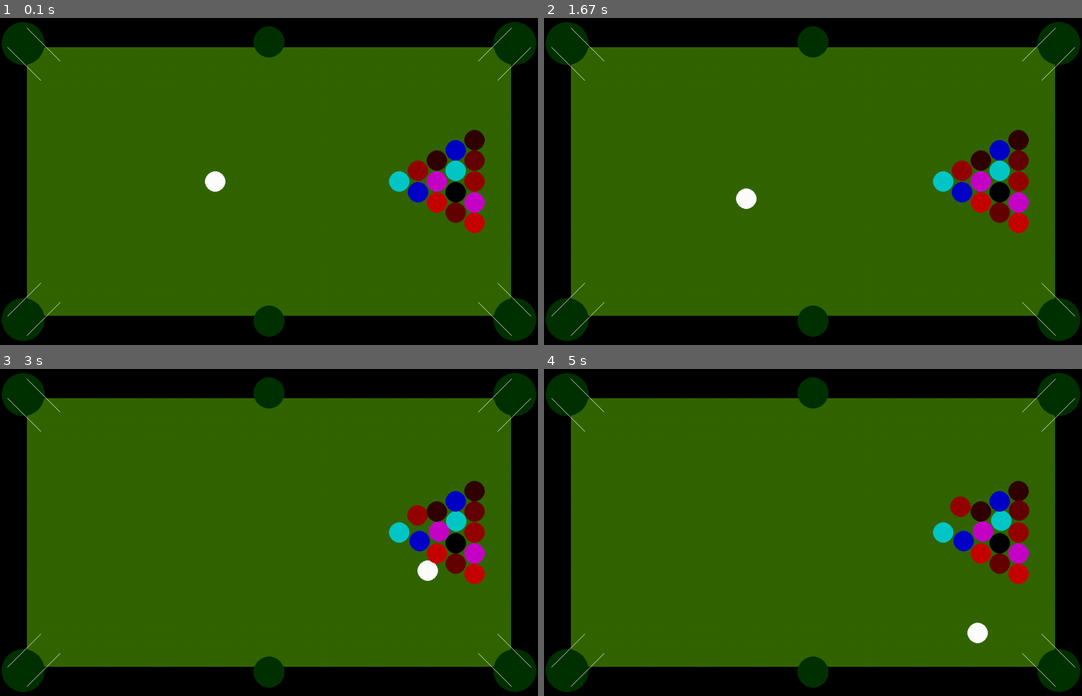
Above: before the commit, frames 1-4 (two rows, left to right).
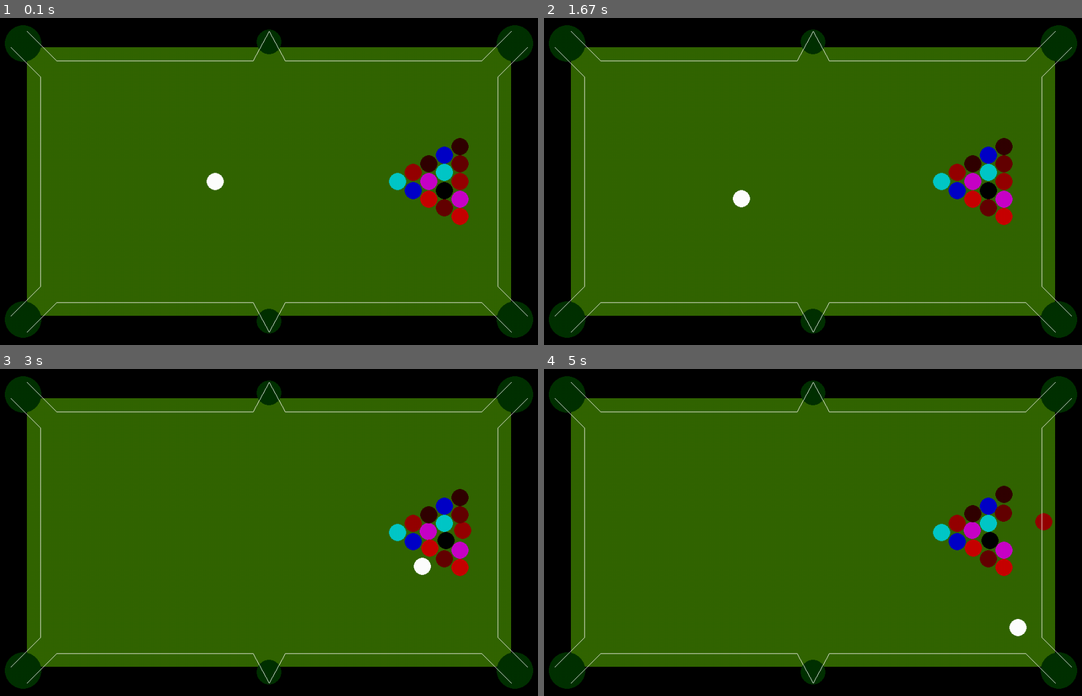
Above: after the commit, the same moments.

Repository: Guinas-7/fm2618
Game: pygame game, started from pygamesnooker/main2.py
The game is run twice, just before and just after one commit, with the same random seed, the same clock (stepped at 60 frames per second) and the same inputs.
Inputs (mouse positions are in pixels of both pictures, inside the frame that each line leads up to):
- Up to frame 1 (0.1 s): no input
- Up to frame 2 (1.67 s): click (985, 171) at 0.38 s
- Up to frame 3 (3 s): no input
- Up to frame 4 (5 s): click (646, 476) at 4.72 s

The runs differ from the first frame. In frame 1, 5.0% of the frame differs, in the area x 0-100%, y 1-99%; in frame 2, 5.1%; in frame 3, 5.2%; in frame 4, 5.7%.

Commit message:
Update main2.py

Diff:
--- a/pygamesnooker/main2.py
+++ b/pygamesnooker/main2.py
@@ -18,7 +18,7 @@
 wallwith = 25
 
 
-ballradius = 18
+ballradius = 15
 balldrag = 0.01
 
 holeradius = 2*ballradius
@@ -143,20 +143,30 @@
          hole(tablecenterx, tabledimentions[3] + 10, -7)
          ]
 
-lines = [#LU
+lines = [# LU
     line(tabledimentions[0], tabledimentions[1] - holeradius, tabledimentions[0] + holeradius + wallwith, tabledimentions[1] + wallwith),
+    line(tablecenterx, tabledimentions[1] - holeradius, tablecenterx - holeradius, tabledimentions[1] + wallwith),
+    line(tabledimentions[0] + holeradius + wallwith, tabledimentions[1] + wallwith, tablecenterx - holeradius, tabledimentions[1] + wallwith),
+         # RU
+    line(tablecenterx, tabledimentions[1] - holeradius, tablecenterx + holeradius, tabledimentions[1] + wallwith),
+    line(tabledimentions[2], tabledimentions[1] - holeradius, tabledimentions[2] - holeradius - wallwith, tabledimentions[1] + wallwith),
+    line(tablecenterx + holeradius, tabledimentions[1] + wallwith, tabledimentions[2] - holeradius - wallwith, tabledimentions[1] + wallwith),
+        # L
+    line(tabledimentions[0] - holeradius, tabledimentions[3], tabledimentions[0] + wallwith,tabledimentions[3] - holeradius - wallwith),
     line(tabledimentions[0] - holeradius, tabledimentions[1], tabledimentions[0] + wallwith, tabledimentions[1] + holeradius + wallwith),
-         #LD
-    line(tabledimentions[0], tabledimentions[3] + holeradius, tabledimentions[0] + holeradius + wallwith, tabledimentions[3] - wallwith),
-    line(tabledimentions[0] - holeradius, tabledimentions[3], tabledimentions[0] + wallwith, tabledimentions[3] - holeradius - wallwith),
-         #RU
-    line(tabledimentions[2], tabledimentions[1] - holeradius, tabledimentions[2] - holeradius - wallwith, tabledimentions[1] + wallwith),
+    line(tabledimentions[0] + wallwith,tabledimentions[3] - holeradius - wallwith, tabledimentions[0] + wallwith,tabledimentions[1] + holeradius + wallwith),
+        # LD
+    line(tablecenterx, tabledimentions[3] + holeradius, tablecenterx - holeradius, tabledimentions[3] - wallwith),
+    line(tabledimentions[0], tabledimentions[3] + holeradius, tabledimentions[0] + holeradius + wallwith,tabledimentions[3] - wallwith),
+    line(tablecenterx - holeradius, tabledimentions[3] - wallwith, tabledimentions[0] + holeradius + wallwith,tabledimentions[3] - wallwith),
+        # R
     line(tabledimentions[2] + holeradius, tabledimentions[1], tabledimentions[2] - wallwith, tabledimentions[1] + holeradius + wallwith),
-         #RD
+    line(tabledimentions[2] + holeradius, tabledimentions[3], tabledimentions[2] - wallwith, tabledimentions[3] - holeradius - wallwith),
+    line(tabledimentions[2] - wallwith, tabledimentions[1] + holeradius + wallwith, tabledimentions[2] - wallwith, tabledimentions[3] - holeradius - wallwith),
+        # RD
     line(tabledimentions[2], tabledimentions[3] + holeradius, tabledimentions[2] - holeradius - wallwith, tabledimentions[3] - wallwith),
-    line(tabledimentions[2] + holeradius, tabledimentions[3], tabledimentions[2] - wallwith, tabledimentions[3] - holeradius - wallwith),
-
-
+    line(tablecenterx, tabledimentions[3] + holeradius, tablecenterx + holeradius, tabledimentions[3] - wallwith),
+    line(tabledimentions[2] - holeradius - wallwith, tabledimentions[3] - wallwith, tablecenterx + holeradius, tabledimentions[3] - wallwith)
          ]
 
 
